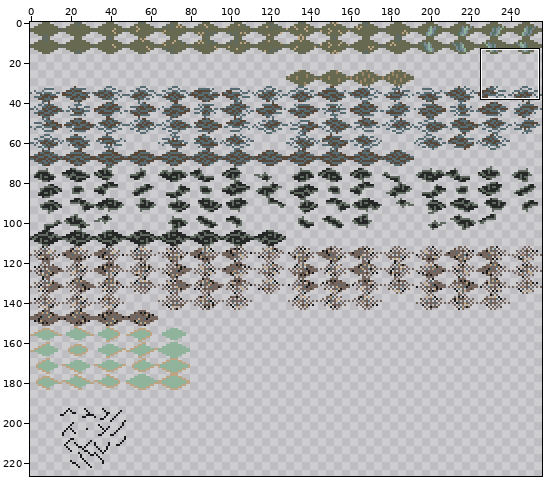
Sprite sheet -- Sprites/World/tiles.png. The picture above shows the old version from afar; the outline marks the close-up.
Close-up. Before the edit:
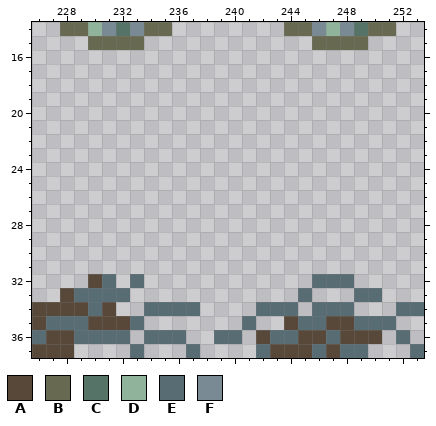
The file is 256x256 pixels. Shown: x 226..253, y 14..37. The wide view leaves out empty margins.
Palette (. is transparent): A #57483a  B #676a50  C #557467  D #90b39c  E #576c73  F #7a8a94
Pixels before, first column x 226:
14 ..BBDFCFBB........BBFDFCBB..
15 ....BBBB............BBBB....
16 ............................
17 ............................
18 ............................
19 ............................
20 ............................
21 ............................
22 ............................
23 ............................
24 ............................
25 ............................
26 ............................
27 ............................
28 ............................
29 ............................
30 ............................
31 ............................
32 ....AE.E............EEE.....
33 ..AEEEE............E...EE...
34 AAAAEA..EEEE....EEE.EEE...EE
35 AEEEAAAE.......E..AEEAAEEE..
36 EAAEEEE.EEE..EE.AEEAAEAAA.E.
37 AAA....E...E....EAAAEAEE...E
New version:
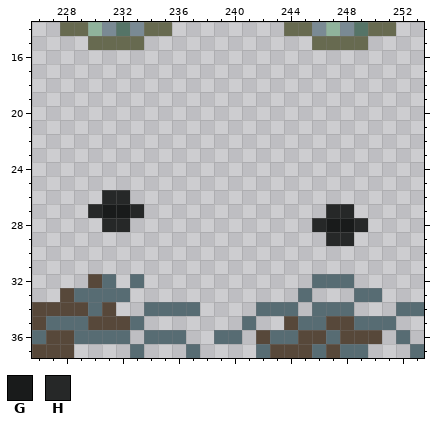
Colours new in this view: G #191b1b  H #262828
Changes in this commit:
Colour G is added in row 27 at x 231 to 232; in row 28 at x 247 to 248.
Colour H is added in row 26 at x 231 to 232; in row 27 at x 230, 233 and 247 to 248; in row 28 at x 231 to 232, 246 and 249; in row 29 at x 247 to 248.
Where, in picture pixels (left, top, right, bottom), the same in both close-ups:
added: (88, 190, 144, 232)
added: (312, 204, 368, 246)
